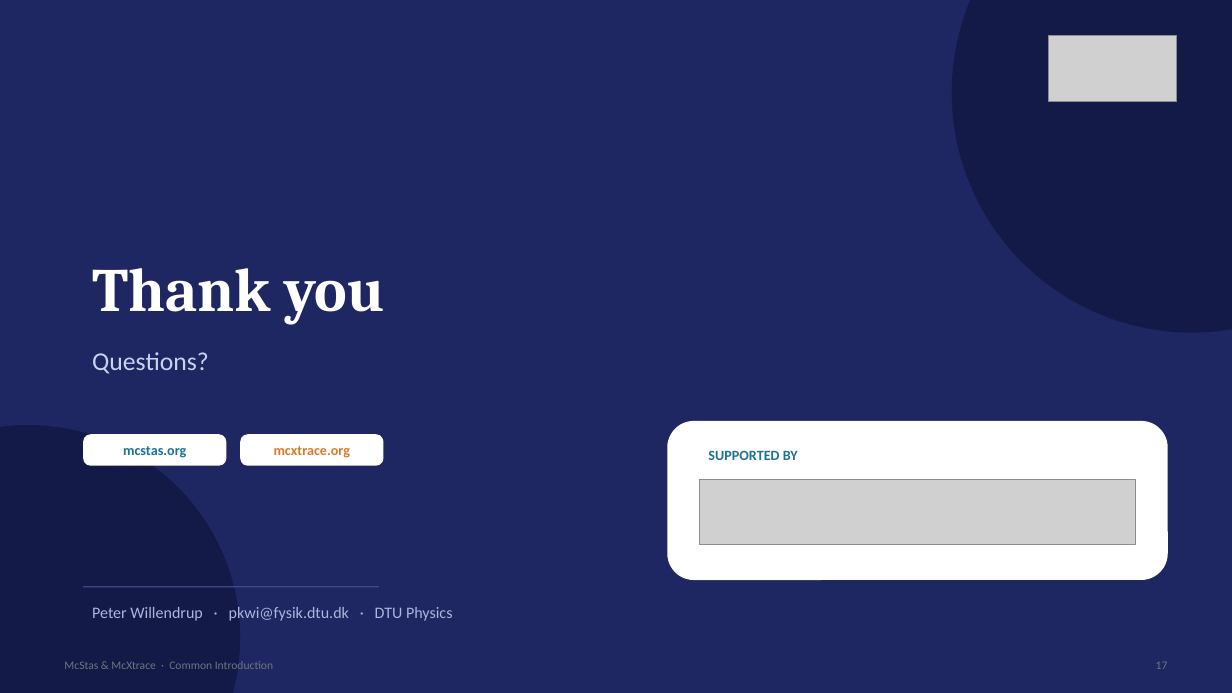
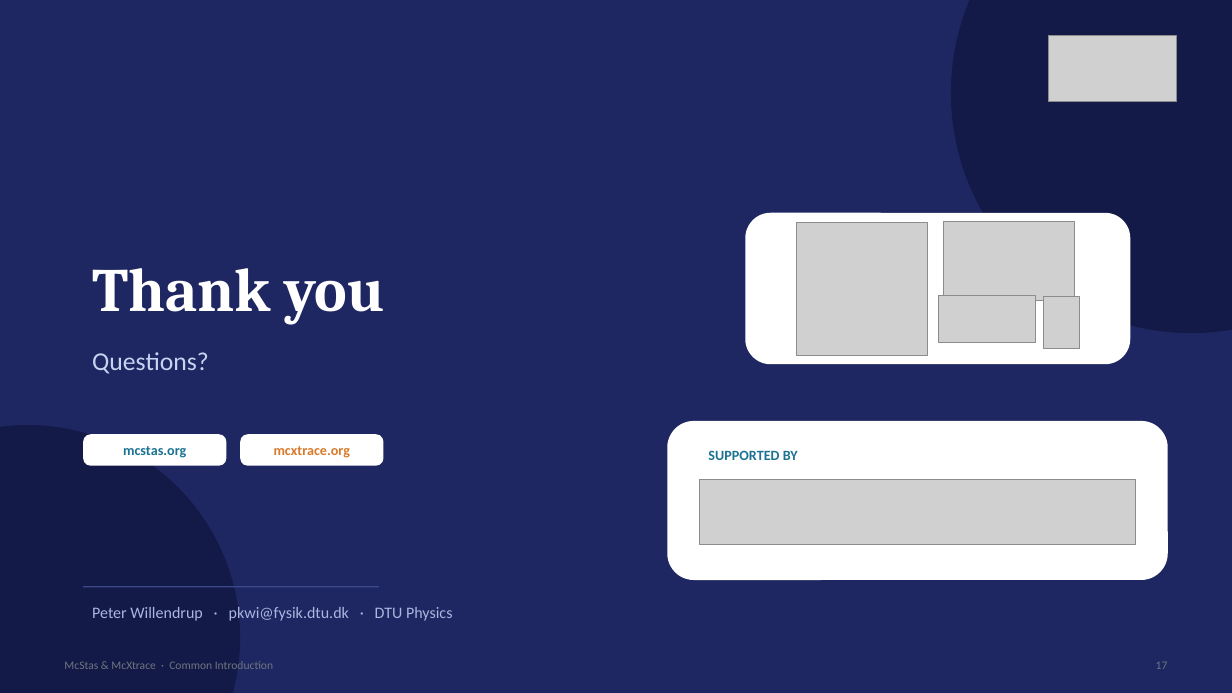
Before and after one commit to mccode-dev/PaNRAID, a slide deck: slide 18 of 21_September_Monday/01_Intro_and_General_Concepts/McStas_McXtrace_Common_Introduction.pptx (slide 17 before the commit). Drawn at 1232x693 pixels with LibreOffice and Linux fonts; fonts in the diff are those of the drawing; grey boxes stand for pictures. Boxes give left, top, right and bottom in pixels: in the first picture for what was removed or moved away, otherwise in the second. Text is boxed around its words. In the diff, an @@ line names an element or a change of style, - is before the commit and + after.

```diff
--- a/21_September_Monday/01_Intro_and_General_Concepts/McStas_McXtrace_Common_Introduction.pptx
+++ b/21_September_Monday/01_Intro_and_General_Concepts/McStas_McXtrace_Common_Introduction.pptx
@@ rounded rectangle added at box(746, 213, 1131, 364), fill #FFFFFF @@
@@ group added at box(797, 222, 1080, 355): 4 pictures @@
```
Also in this commit, not shown: 4 other slides changed, 1 slide added.
